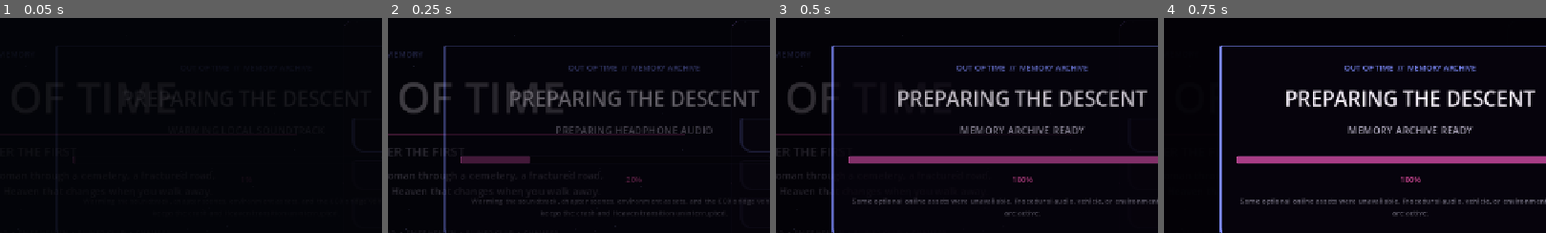
Above: before the commit, frames 1-4 (left to right).
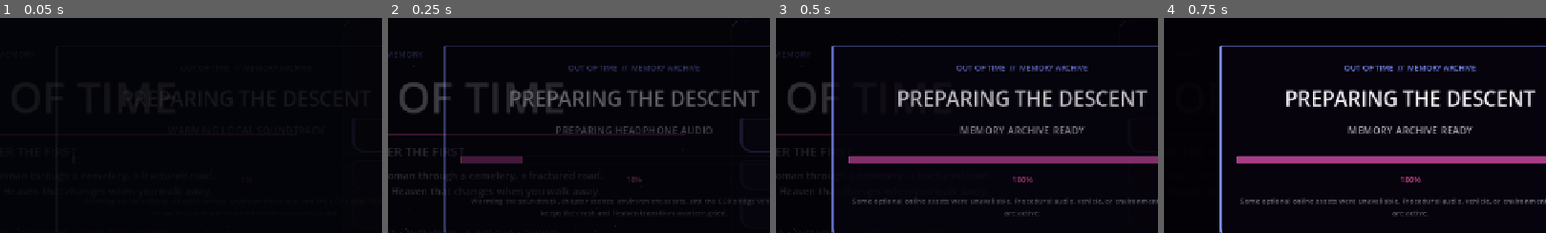
Above: after the commit, the same moments.

Repository: fuzeonspotify/outoftime
Game: Godot game, scene res://scenes/main.tscn
Same seed, same stepped clock (60 frames per second), same inputs: the game is played once before the commit and once after it.
Inputs (mouse positions are % of the whole screen's width and height, from its top left):
- Up to frame 1 (0.05 s): no input
- Up to frame 2 (0.25 s): no input
- Up to frame 3 (0.5 s): no input
- Up to frame 4 (0.75 s): tap Enter (ui_accept) at 0.5 s; move the mouse to (45, 70) at 0.52 s; hold W from 0.53 s (still down); tap 1 at 0.6 s; click (45, 70) at 0.67 s
The pictures show only the part of the screen within x 18-68%, y 21-71%; the shares and areas given below are measured in that part.

Frame 1 is identical in both runs. In frame 2, less than 0.1% of the frame differs, in the area x 35-65%, y 64-77%; in frame 3, nothing differs; in frame 4, nothing differs.

Commit message:
Warm realistic character models at startup

Diff:
--- a/scripts/bootstrap/startup_preloader.gd
+++ b/scripts/bootstrap/startup_preloader.gd
@@ -5,6 +5,7 @@
 
 const LEVEL_LOADER_SCRIPT: Script = preload("res://scripts/world/kenney_level_expansion.gd")
 const CAR_LIBRARY_SCRIPT: Script = preload("res://scripts/assets/kenney_car_library.gd")
+const CHARACTER_LIBRARY_SCRIPT: Script = preload("res://scripts/assets/realistic_character_library.gd")
 
 const SCENE_PATHS: Array[String] = [
 	"res://scenes/cemetery.tscn",
@@ -25,6 +26,7 @@
 
 var _level_helper: Node
 var _car_library: Node
+var _character_library: Node
 var _scene_cache: Dictionary = {}
 var _progress: float = 0.0
 var _status: String = "STARTING MEMORY ARCHIVE"
@@ -37,8 +39,10 @@
 	process_mode = Node.PROCESS_MODE_ALWAYS
 	_level_helper = LEVEL_LOADER_SCRIPT.new() as Node
 	_car_library = CAR_LIBRARY_SCRIPT.new() as Node
+	_character_library = CHARACTER_LIBRARY_SCRIPT.new() as Node
 	add_child(_level_helper)
 	add_child(_car_library)
+	add_child(_character_library)
 	_prepare_all.call_deferred()
 
 
@@ -82,6 +86,18 @@
 	if _car_library == null:
 		return "procedural fallback"
 	return str(_car_library.call("get_selected_model_name"))
+
+
+func get_skeleton_head_prototype() -> Node3D:
+	if _character_library == null:
+		return null
+	return _character_library.call("get_skeleton_head_prototype") as Node3D
+
+
+func get_ghost_woman_prototype() -> Node3D:
+	if _character_library == null:
+		return null
+	return _character_library.call("get_ghost_woman_prototype") as Node3D
 
 
 func get_void_prototype(_model_path: String) -> Node3D:
@@ -102,9 +118,16 @@
 
 	var scenes_ready: bool = await _prepare_scene_resources()
 	var audio_ready: bool = await _prepare_audio()
+	var character_ready: bool = await _prepare_character_assets()
 	var car_ready: bool = await _prepare_car_asset()
 	var level_ready: bool = await _prepare_level_assets()
-	_used_fallbacks = not scenes_ready or not audio_ready or not car_ready or not level_ready
+	_used_fallbacks = (
+		not scenes_ready
+		or not audio_ready
+		or not character_ready
+		or not car_ready
+		or not level_ready
+	)
 
 	_ready_for_gameplay = true
 	_preparing = false
@@ -120,7 +143,7 @@
 	for scene_index: int in range(SCENE_PATHS.size()):
 		var scene_path: String = SCENE_PATHS[scene_index]
 		_update_progress(
-			lerpf(0.04, 0.16, float(scene_index + 1) / float(SCENE_PATHS.size())),
+			lerpf(0.04, 0.15, float(scene_index + 1) / float(SCENE_PATHS.size())),
 			"WARMING CHAPTER  %d / %d" % [scene_index + 1, SCENE_PATHS.size()]
 		)
 		var packed_scene: PackedScene = load(scene_path) as PackedScene
@@ -133,7 +156,7 @@
 
 
 func _prepare_audio() -> bool:
-	_update_progress(0.20, "PREPARING HEADPHONE AUDIO")
+	_update_progress(0.18, "PREPARING HEADPHONE AUDIO")
 	if not OnlineAudioLibrary.has_method("prepare_library"):
 		return false
 	OnlineAudioLibrary.call("prepare_library")
@@ -142,22 +165,36 @@
 	return bool(OnlineAudioLibrary.call("has_cached_audio"))
 
 
+func _prepare_character_assets() -> bool:
+	_update_progress(0.32, "PREPARING CHARACTER MODELS")
+	if _character_library == null or not _character_library.has_method("prepare"):
+		return false
+	var prepared_variant: Variant = await _character_library.call("prepare")
+	var prepared: bool = bool(prepared_variant)
+	_update_progress(
+		0.43,
+		"CHARACTER MODELS READY" if prepared else "CHARACTER FALLBACKS READY"
+	)
+	await get_tree().process_frame
+	return prepared
+
+
 func _prepare_car_asset() -> bool:
-	_update_progress(0.38, "PREPARING CC0 BRIDGE VEHICLE")
+	_update_progress(0.46, "PREPARING REALISTIC BRIDGE VEHICLE")
 	if _car_library == null or not _car_library.has_method("prepare"):
 		return false
 	var prepared_variant: Variant = await _car_library.call("prepare")
 	var prepared: bool = bool(prepared_variant)
-	if prepared:
-		_update_progress(0.50, "BRIDGE VEHICLE READY")
-	else:
-		_update_progress(0.50, "BRIDGE VEHICLE FALLBACK READY")
+	_update_progress(
+		0.58,
+		"BRIDGE VEHICLE READY" if prepared else "BRIDGE VEHICLE FALLBACK READY"
+	)
 	await get_tree().process_frame
 	return prepared
 
 
 func _prepare_level_assets() -> bool:
-	_update_progress(0.54, "PREPARING CEMETERY AND NIGHTCLUB MODELS")
+	_update_progress(0.61, "PREPARING CEMETERY AND NIGHTCLUB MODELS")
 	_level_helper.call("_ensure_cache_directories")
 	var all_cached: bool = bool(_level_helper.call("_all_assets_cached"))
 	if not all_cached:
@@ -179,7 +216,7 @@
 			files_loaded += 1
 			var ratio: float = float(files_loaded) / float(total_files)
 			_update_progress(
-				lerpf(0.56, 0.96, ratio),
+				lerpf(0.63, 0.96, ratio),
 				"LOADING ENVIRONMENT MODEL  %d / %d" % [files_loaded, total_files]
 			)
 			await get_tree().process_frame
